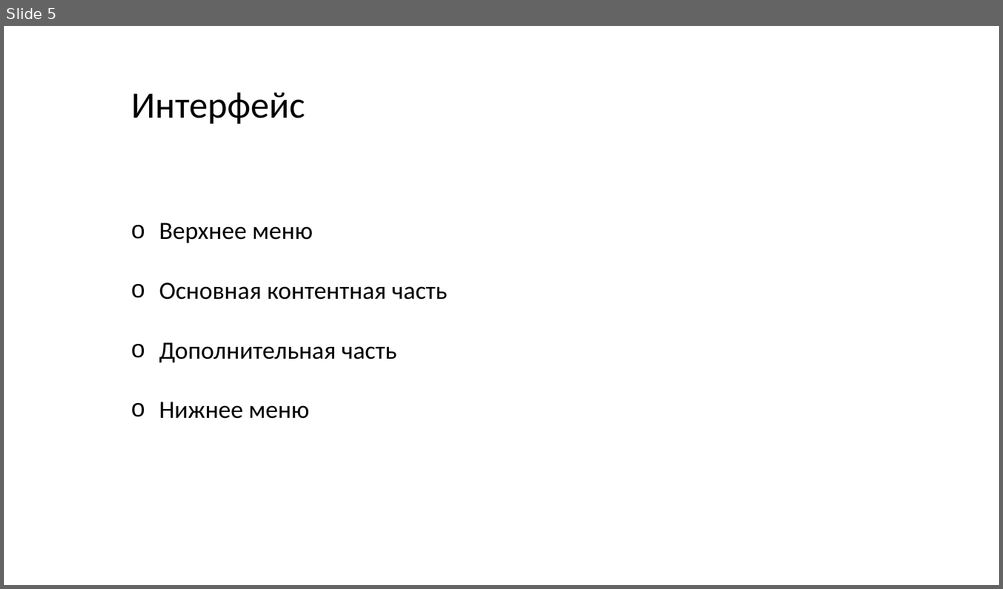
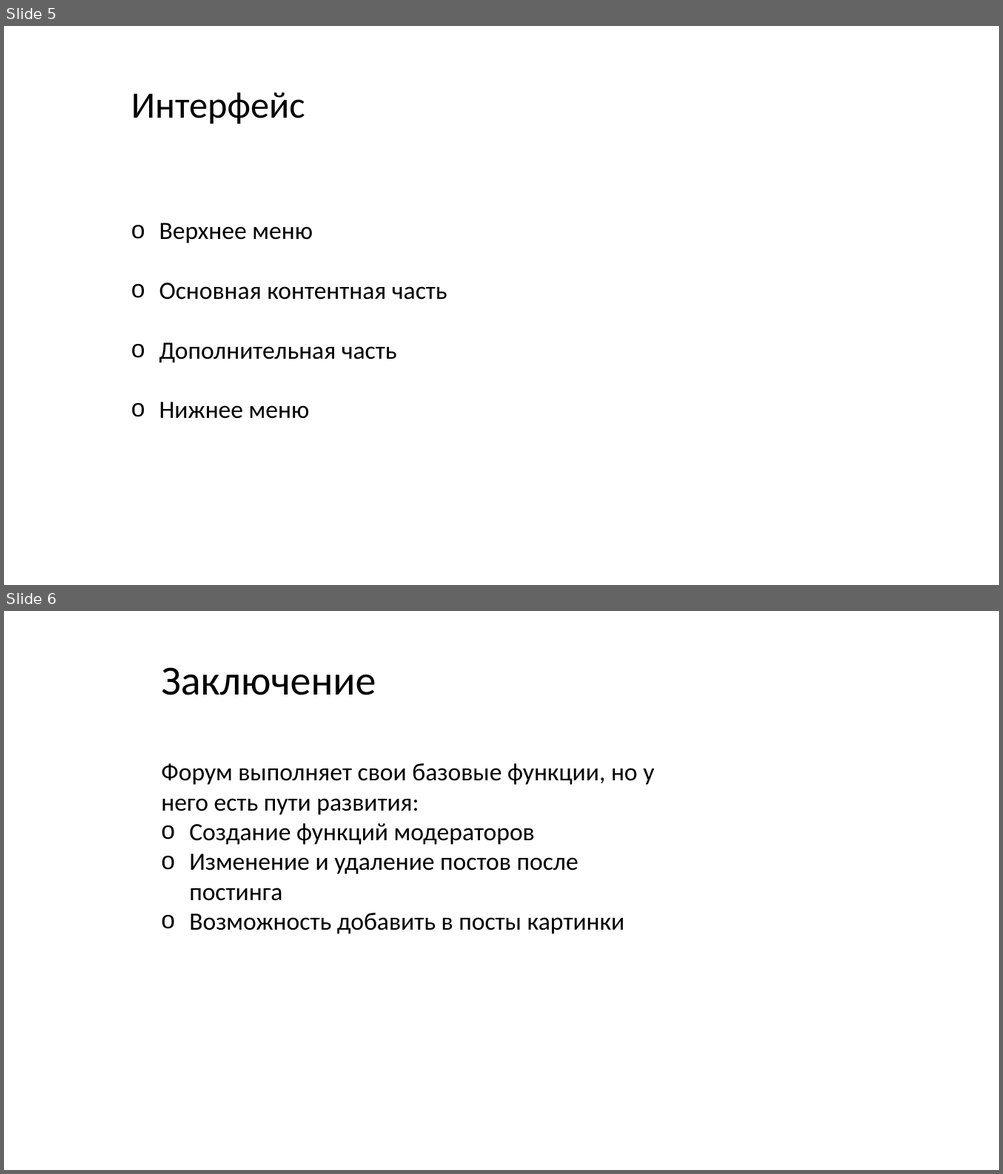
Before and after one commit to domoru-tsukiko/Srawberries, a slide deck: презентация orange forum.pptx. Shown one above the other, each under a label of ours: slide 5 before the commit, slides 5 and 6 after it. The pictures are 1003x589 and 1003x1174 pixels, drawn with LibreOffice and Linux fonts; fonts in the diff are those of the drawing; background and template pictures are left out. Boxes give left, top, right and bottom in pixels: in the first picture for what was removed or moved away, otherwise in the second. Text is boxed around its words. In the diff, an @@ line names an element or a change of style, - is before the commit and + after.

```diff
--- a/презентация orange forum.pptx
+++ b/презентация orange forum.pptx
@@ slide 6 added at [4,611,999,1170], background picture (left out) @@
@@ text added at [161,667,375,695], 40 pt, text #000000 @@
+Заключение
@@ text added at [161,763,654,934], 24 pt, text #000000 @@
+Форум выполняет свои базовые функции, но у него есть пути развития:
+o Создание функций модераторов
+o Изменение и удаление постов после постинга
+o Возможность добавить в посты картинки
```
Also in this commit, not shown: 1 slide removed.
